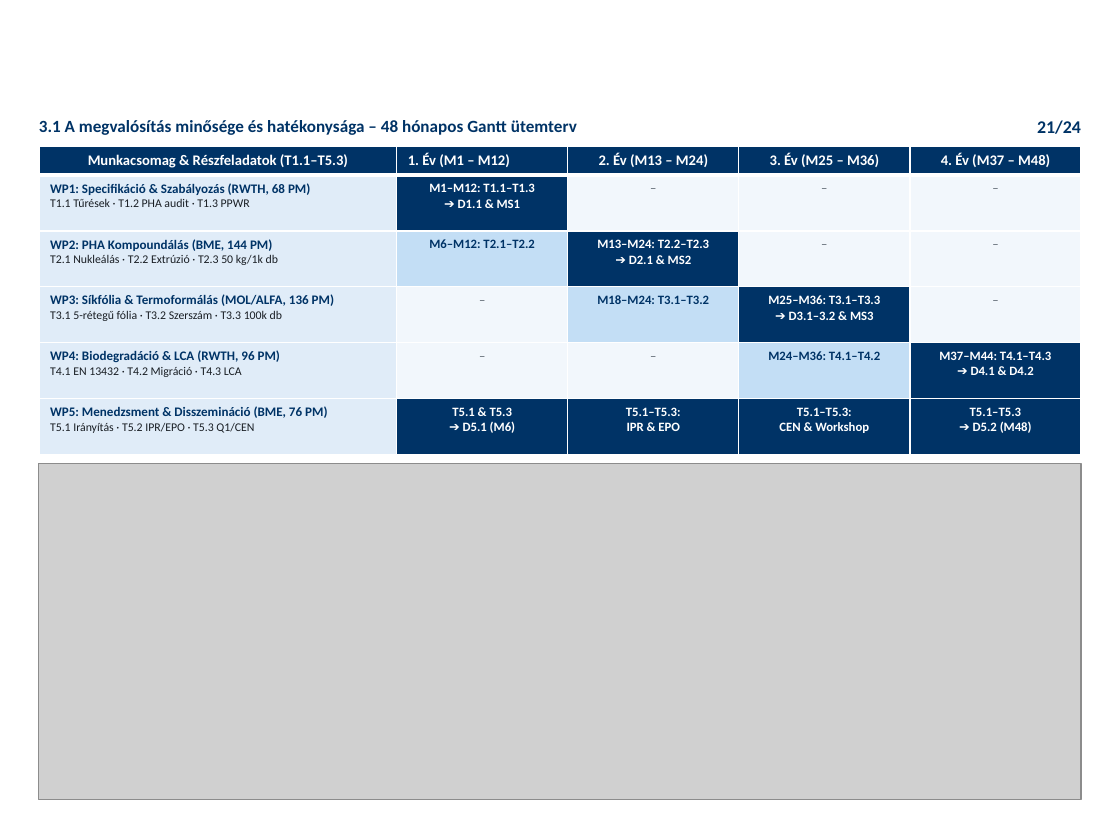
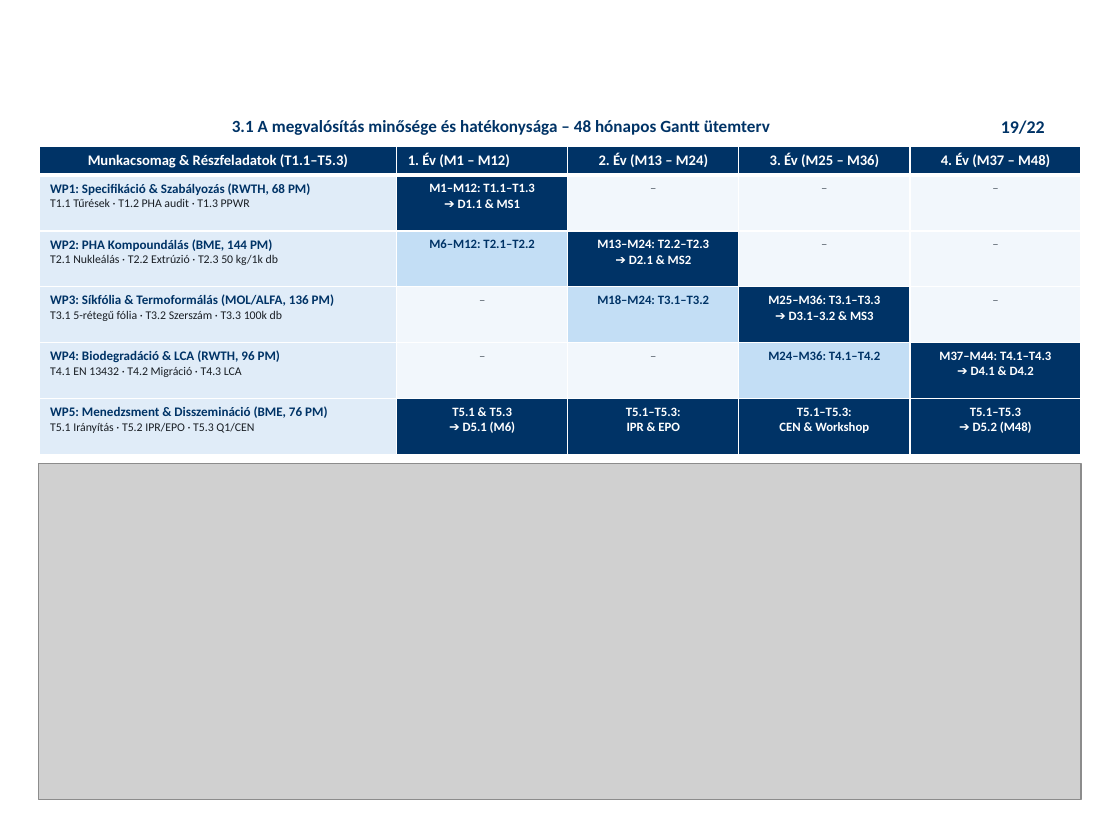
Before and after one commit to RMarci44/Fenntarthato-hulladek-projekt, a slide deck: slide 19 of PHACK_Prezentacio_Vegleges.pptx (slide 21 before the commit). Drawn at 1120x840 pixels with LibreOffice and Linux fonts; fonts in the diff are those of the drawing; grey boxes stand for pictures; background and template pictures are left out. Boxes give left, top, right and bottom in pixels: in the first picture for what was removed or moved away, otherwise in the second. Text is boxed around its words. In the diff, an @@ line names an element or a change of style, - is before the commit and + after.

```diff
--- a/PHACK_Prezentacio_Vegleges.pptx
+++ b/PHACK_Prezentacio_Vegleges.pptx
@@ text "3.1 A megvalósítás minősége és ...": place and size @@
-text "3.1 A megvalósítás minősége és ..." at <box>39,120,577,135</box>
+text "3.1 A megvalósítás minősége és ..." at <box>232,120,770,135</box>
@@ table at <box>39,147,1082,455</box> @@
@@ borders changed @@
@@ text added at <box>1001,120,1045,134</box>, 11.5 pt, text #003366, bold @@
+19/22
@@ text removed at <box>1037,120,1081,134</box> @@
-21/24
```
Also in this commit, not shown: 18 other slides changed, 3 slides added, 5 slides removed, 25 other files.
